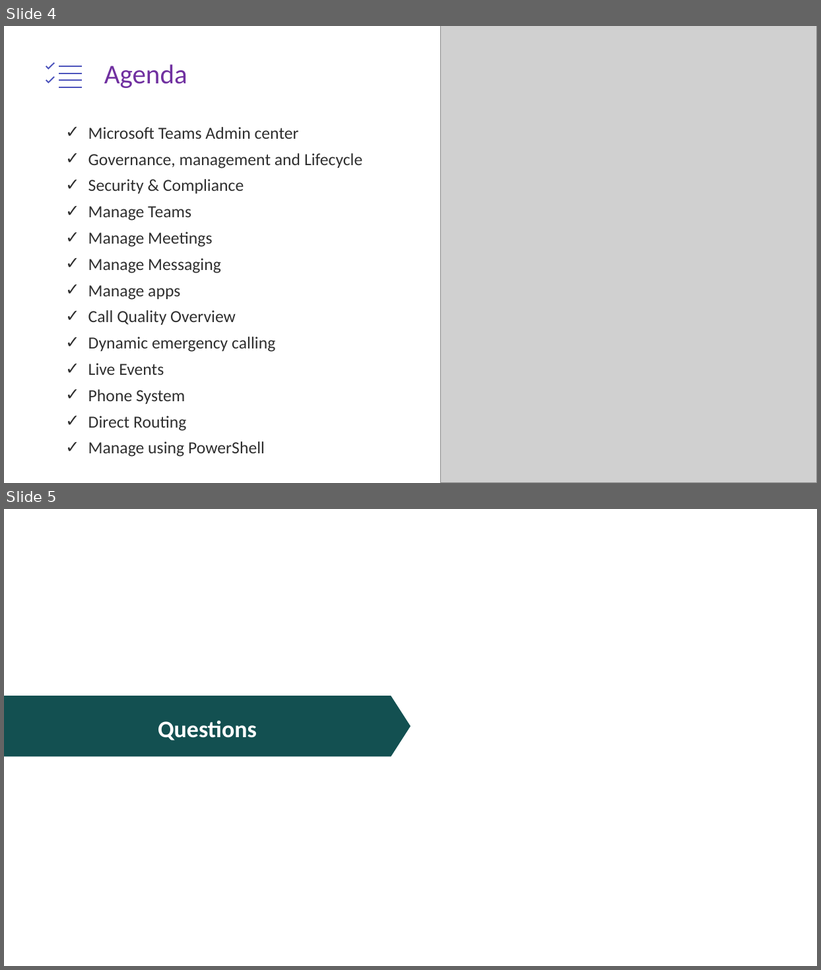
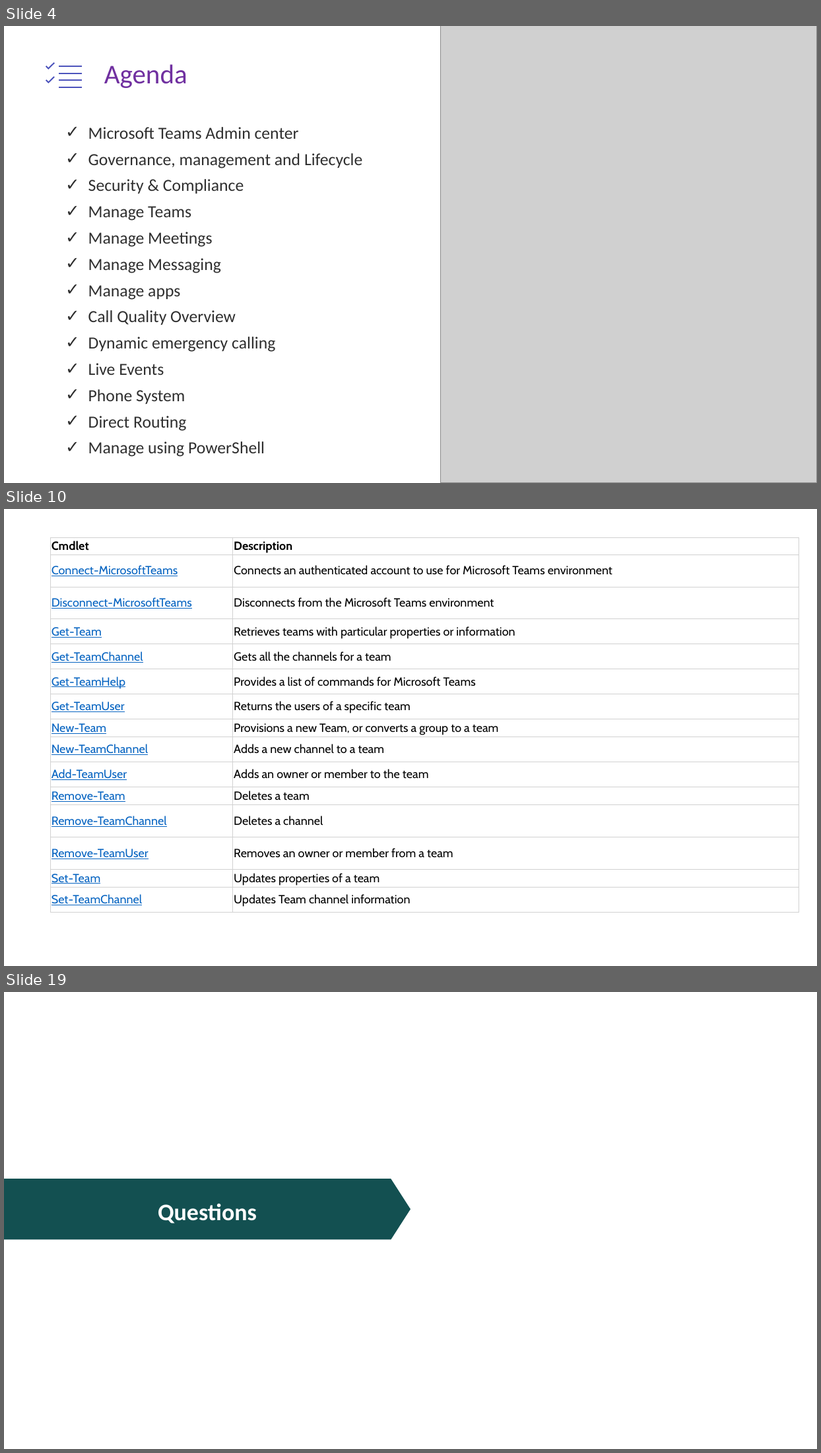
Before and after one commit to JPOWER4/MicrosoftTeams, a slide deck: MicrosoftTeams-Admin.pptx. Shown one above the other, each under a label of ours: slides 4 and 5 before the commit, slides 4, 10 and 19 after it; the slides between them are not shown. The pictures are 821x970 and 821x1453 pixels, drawn with LibreOffice and Linux fonts; fonts in the diff are those of the drawing; grey boxes stand for pictures. Boxes give left, top, right and bottom in pixels: in the first picture for what was removed or moved away, otherwise in the second. Text is boxed around its words. In the diff, an @@ line names an element or a change of style, - is before the commit and + after.

```diff
--- a/MicrosoftTeams-Admin.pptx
+++ b/MicrosoftTeams-Admin.pptx
@@ slide 10 added at (x1=4, y1=509, x2=817, y2=966), background #FFFFFF @@
@@ table added at (x1=50, y1=537, x2=799, y2=912), 15 rows, 2 columns @@
+Cmdlet | Description
+Connect-MicrosoftTeams | Connects an authenticated account to use for Microsoft Teams environment
+Disconnect-MicrosoftTeams | Disconnects from the Microsoft Teams environment
+Get-Team | Retrieves teams with particular properties or information
+Get-TeamChannel | Gets all the channels for a team
+Get-TeamHelp | Provides a list of commands for Microsoft Teams
+Get-TeamUser | Returns the users of a specific team
+New-Team | Provisions a new Team, or converts a group to a team
+New-TeamChannel | Adds a new channel to a team
+Add-TeamUser | Adds an owner or member to the team
+Remove-Team | Deletes a team
+Remove-TeamChannel | Deletes a channel
+Remove-TeamUser | Removes an owner or member from a team
+Set-Team | Updates properties of a team
+Set-TeamChannel | Updates Team channel information
@@ what was slide 5 is now slide 19 @@
```
Also in this commit, not shown: 13 other slides added, 16 other files.
